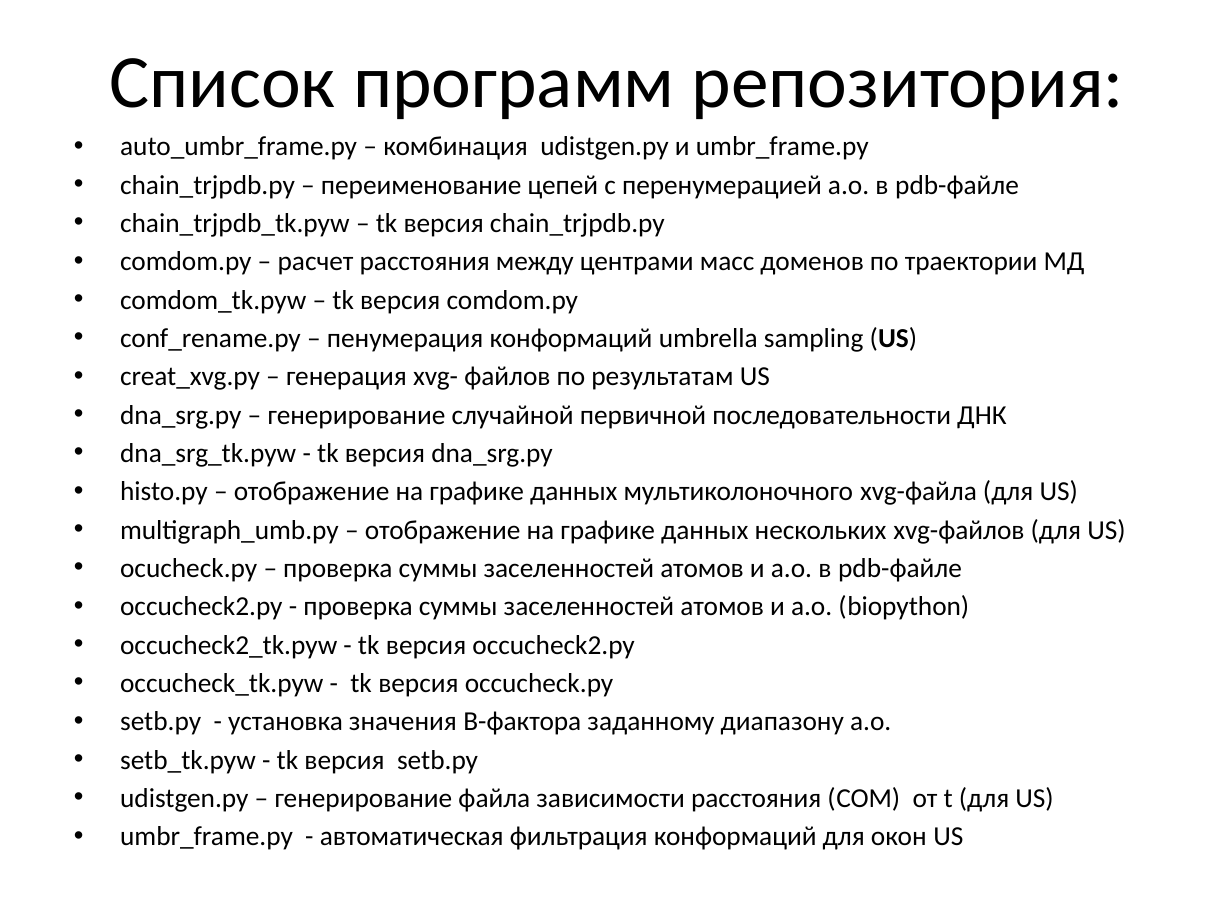
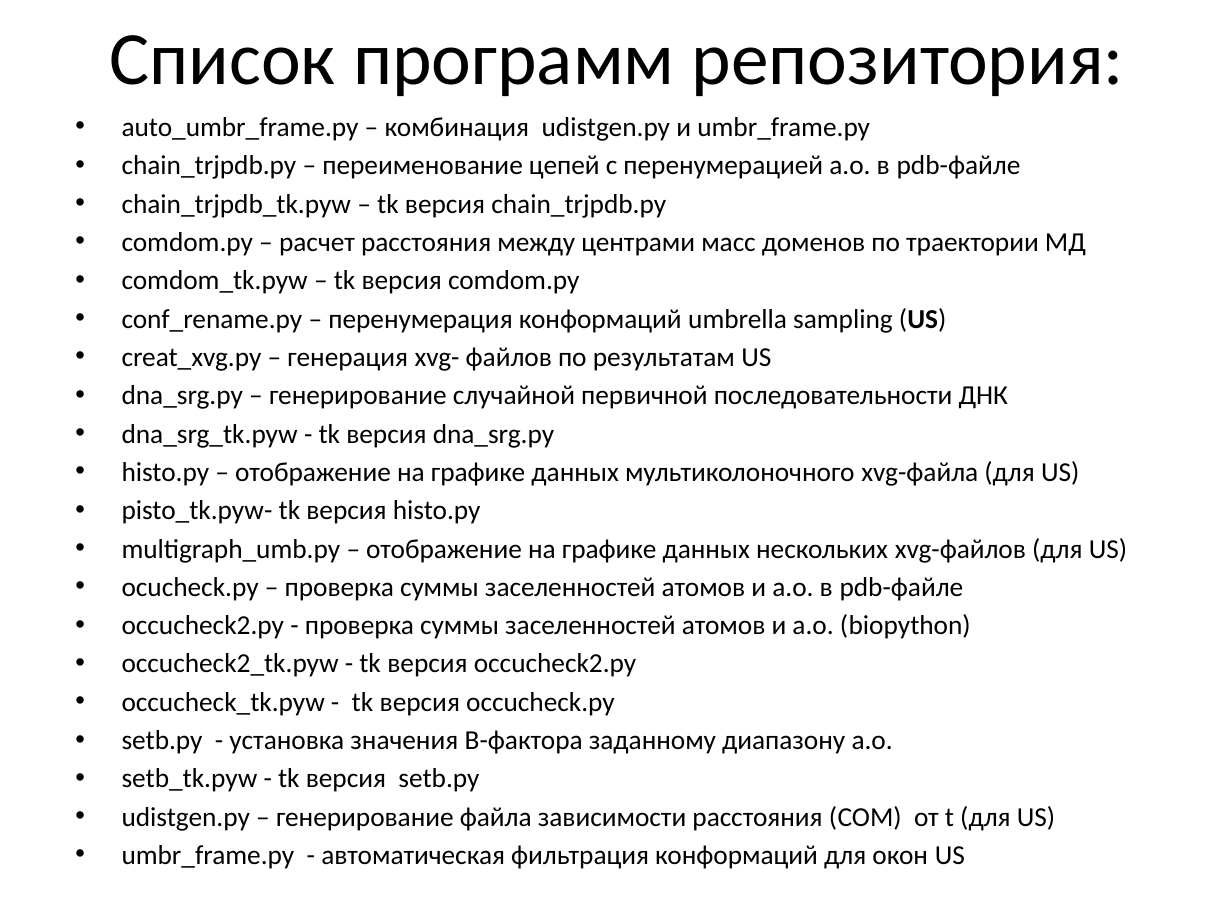
Before and after one commit to alashkov83/md_utils, a slide deck: slide 4 of readme.pptx. Drawn at 1232x924 pixels with LibreOffice and Linux fonts; fonts in the diff are those of the drawing; background and template pictures are left out. Boxes give left, top, right and bottom in pixels: in the first picture for what was removed or moved away, otherwise in the second. Text is boxed around its words. In the diff, an @@ line names an element or a change of style, - is before the commit and + after.

Commit message:
Add tk version histo util. Minor bugs fixed

```diff
--- a/readme.pptx
+++ b/readme.pptx
@@ title "Список программ репозитория:" moved from (x1=109, y1=58, x2=1124, y2=119) to (x1=109, y1=35, x2=1124, y2=96) @@
@@ text "auto_umbr_frame.py – комбинация udistgen.py и ..." moved from (x1=120, y1=136, x2=1125, y2=850) to (x1=122, y1=117, x2=1127, y2=869) @@
@@ text at (x1=122, y1=308, x2=947, y2=333): text changed @@
-• conf_rename.py – пенумерация конформаций umbrella sampling (US)
+• conf_rename.py – перенумерация конформаций umbrella sampling (US)
@@ text at (x1=122, y1=500, x2=481, y2=524): paragraph added @@
+• pisto_tk.pyw- tk версия histo.py
```
Also in this commit, not shown: 3 other files.
